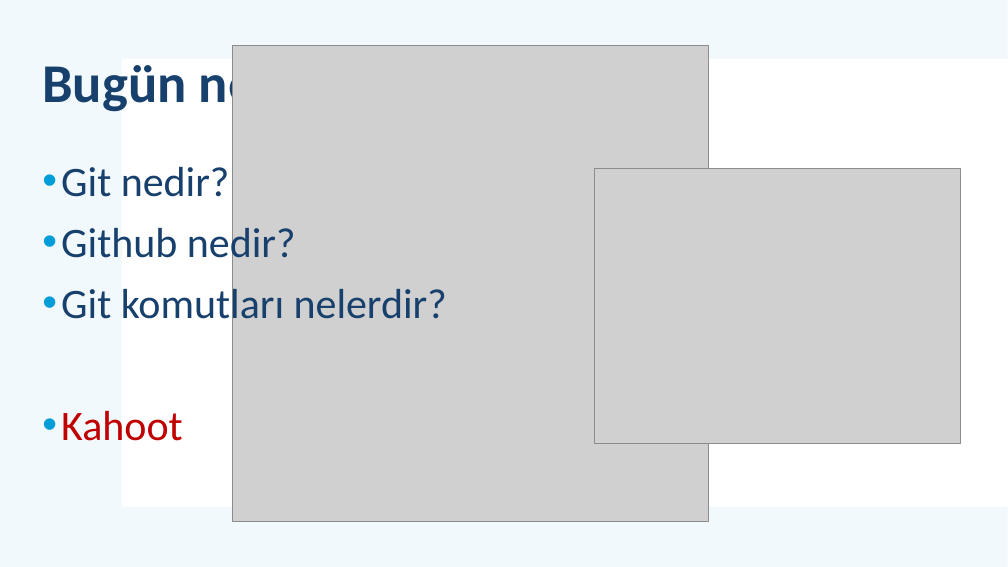
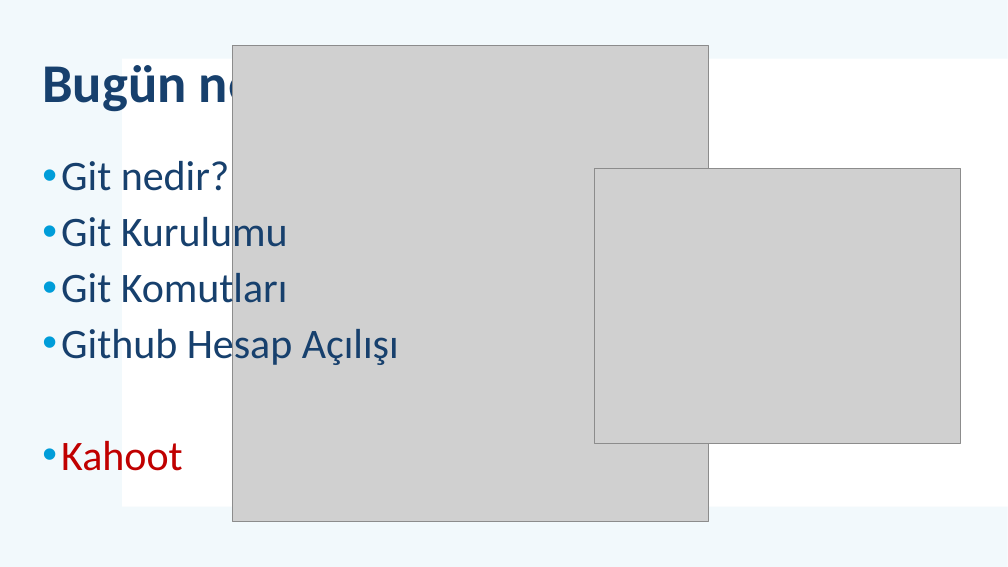
Before and after one commit to mehmetsungur/GitGithub, a slide deck: slide 2 of GitGithub.pptx. Drawn at 1008x567 pixels with LibreOffice and Linux fonts; fonts in the diff are those of the drawing; grey boxes stand for pictures. Boxes give left, top, right and bottom in pixels: in the first picture for what was removed or moved away, otherwise in the second. Text is boxed around its words. In the diff, an @@ line names an element or a change of style, - is before the commit and + after.

```diff
--- a/GitGithub.pptx
+++ b/GitGithub.pptx
@@ text at (x1=61, y1=161, x2=230, y2=471): line spacing 1 to 0.9 @@
@@ text at (x1=61, y1=212, x2=399, y2=369): text changed @@
-• Github nedir?
-• Git komutları nelerdir?
+• Git Kurulumu
+• Git Komutları
+• Github Hesap Açılışı
```
Also in this commit, not shown: 4 other slides changed, 16 slides added, 22 slides removed, 1 other file.
